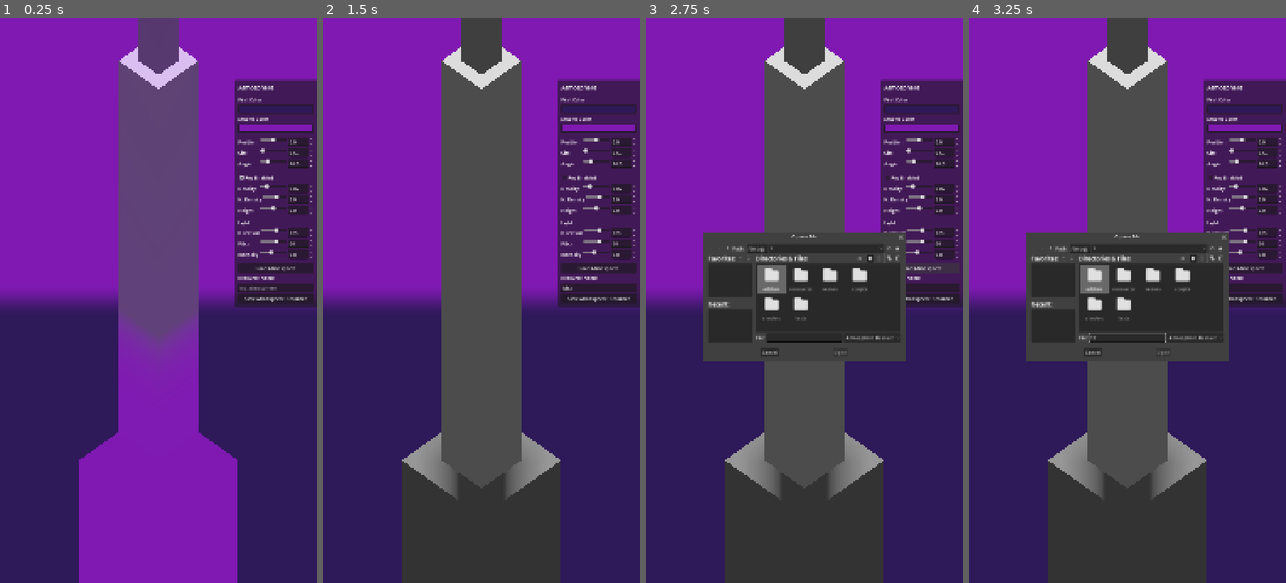
Above: before the commit, frames 1-4 (left to right).
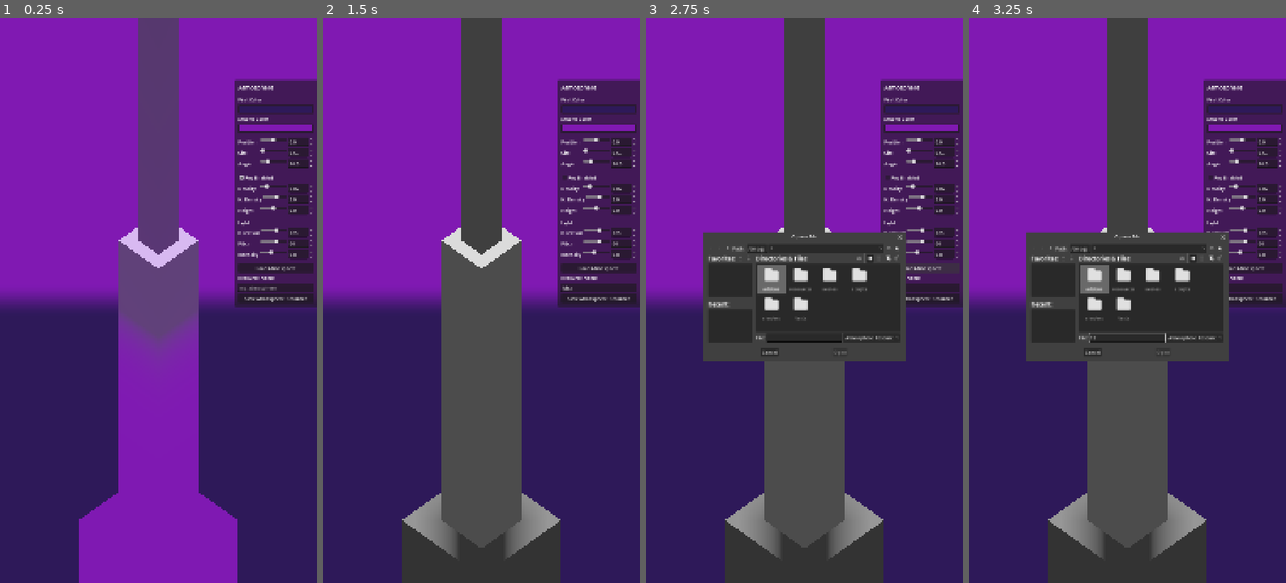
Above: after the commit, the same moments.

Repository: AlbertoHdezCerezo/learn-how-to-minigolf
Game: Godot game, scene res://scenes/level_editor_tools/atmosphere_generator/atmosphere_generator.tscn
Same seed, same stepped clock (60 frames per second), same inputs: the game is played once before the commit and once after it. The project has no main scene, so this scene is started directly.
Inputs (mouse positions are in pixels of both pictures, inside the frame that each line leads up to):
- Up to frame 1 (0.25 s): no input
- Up to frame 2 (1.5 s): click (598, 289) at 0.52 s; type "Alex" at 0.6 s; click "Fog Enabled" at 1.25 s
- Up to frame 3 (2.75 s): click "Load Atmosphere" at 2 s
- Up to frame 4 (3.25 s): click (1127, 340) at 2.77 s; type "12" at 2.85 s

The runs differ from the first frame. In frame 1, 7.5% of the frame differs, in the area x 24-75%, y 5-89%; in frame 2, 12%, in the area x 24-75%, y 5-96%; in frame 3, 11%; in frame 4, 11%.

Commit message:
style: Reduce preview tower height to 2/3 (#13)
Co-Authored-By: Claude Opus 4.6 (1M context) <noreply@anthropic.com>

Diff:
--- a/scenes/level_editor_tools/atmosphere_generator/atmosphere_generator.tscn
+++ b/scenes/level_editor_tools/atmosphere_generator/atmosphere_generator.tscn
@@ -6,19 +6,19 @@
 [ext_resource type="PackedScene" path="res://scenes/level_editor_tools/atmosphere_generator/atmosphere_generator_ui/atmosphere_generator_ui.tscn" id="6_atmosphere_ui"]
 
 [sub_resource type="BoxMesh" id="BoxMesh_1"]
-size = Vector3(2, 5, 2)
+size = Vector3(2, 3.5, 2)
 
 [sub_resource type="StandardMaterial3D" id="StandardMaterial3D_1"]
 albedo_color = Color(0.45, 0.45, 0.45, 1)
 
 [sub_resource type="BoxMesh" id="BoxMesh_2"]
-size = Vector3(1, 10, 1)
+size = Vector3(1, 7, 1)
 
 [sub_resource type="StandardMaterial3D" id="StandardMaterial3D_2"]
 albedo_color = Color(0.65, 0.65, 0.65, 1)
 
 [sub_resource type="BoxMesh" id="BoxMesh_3"]
-size = Vector3(0.5, 10, 0.5)
+size = Vector3(0.5, 7, 0.5)
 
 [sub_resource type="StandardMaterial3D" id="StandardMaterial3D_3"]
 albedo_color = Color(0.55, 0.55, 0.55, 1)
@@ -30,17 +30,17 @@
 [node name="AtmosphereDisplay" parent="." instance=ExtResource("4_atmosphere_display")]
 
 [node name="BasePlatform" type="MeshInstance3D" parent="."]
-transform = Transform3D(1, 0, 0, 0, 1, 0, 0, 0, 1, 0, -6.5, 0)
+transform = Transform3D(1, 0, 0, 0, 1, 0, 0, 0, 1, 0, -7.25, 0)
 mesh = SubResource("BoxMesh_1")
 surface_material_override/0 = SubResource("StandardMaterial3D_1")
 
 [node name="UpperPlatform" type="MeshInstance3D" parent="."]
-transform = Transform3D(1, 0, 0, 0, 1, 0, 0, 0, 1, 0, 1, 0)
+transform = Transform3D(1, 0, 0, 0, 1, 0, 0, 0, 1, 0, -2, 0)
 mesh = SubResource("BoxMesh_2")
 surface_material_override/0 = SubResource("StandardMaterial3D_2")
 
 [node name="TopBlock" type="MeshInstance3D" parent="."]
-transform = Transform3D(1, 0, 0, 0, 1, 0, 0, 0, 1, 0, 11, 0)
+transform = Transform3D(1, 0, 0, 0, 1, 0, 0, 0, 1, 0, 5, 0)
 mesh = SubResource("BoxMesh_3")
 surface_material_override/0 = SubResource("StandardMaterial3D_3")
 
